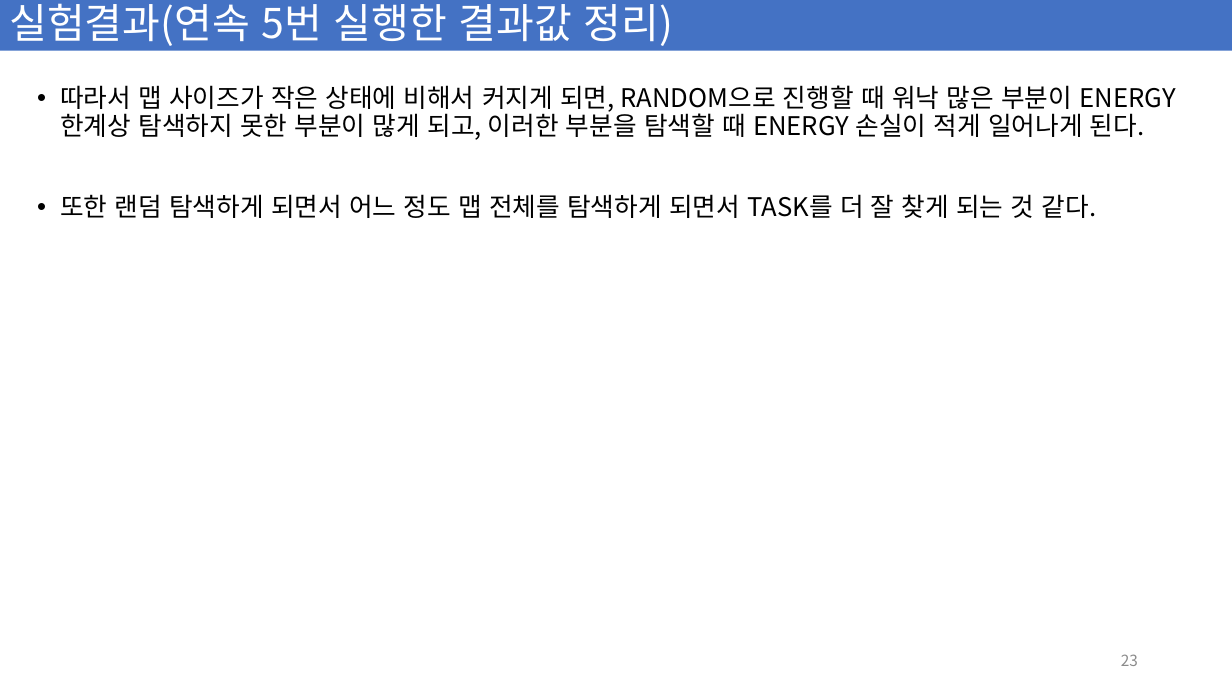
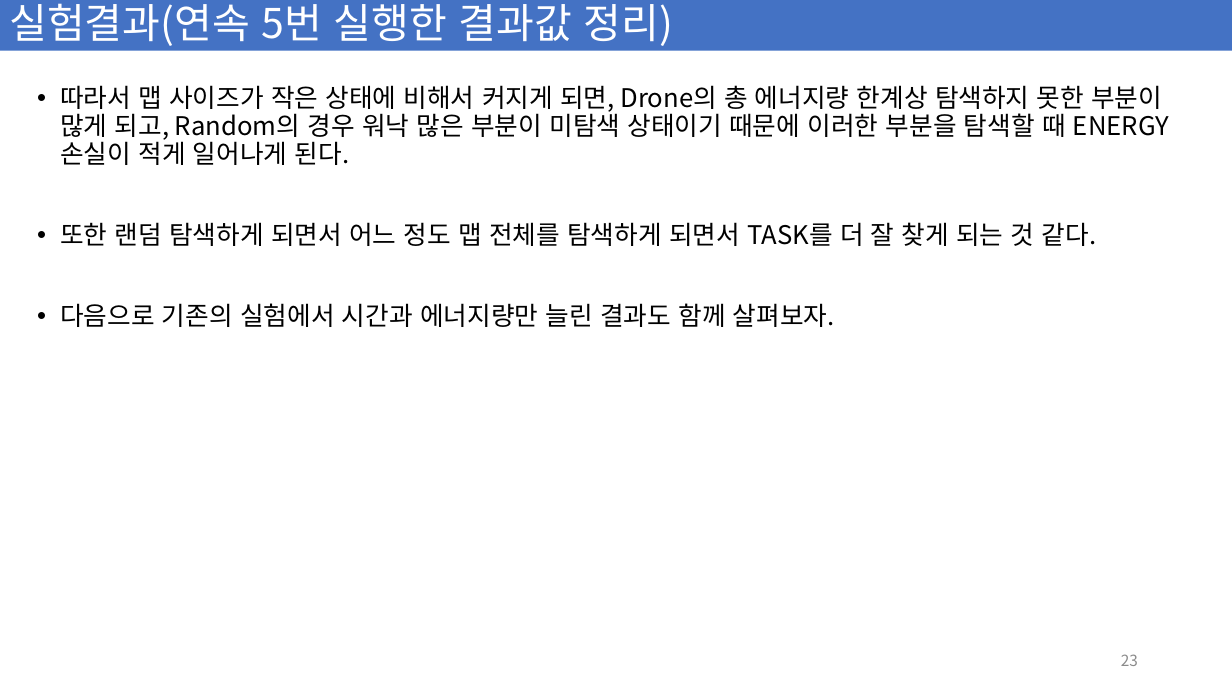
Before and after one commit to vhch/MRTA, a slide deck: slide 23 of MRTA-main/고급 알고리즘_발표.pptx. Drawn at 1232x693 pixels with LibreOffice and Linux fonts; fonts in the diff are those of the drawing. Boxes give left, top, right and bottom in pixels: in the first picture for what was removed or moved away, otherwise in the second. Text is boxed around its words. In the diff, an @@ line names an element or a change of style, - is before the commit and + after.

```diff
--- a/MRTA-main/고급 알고리즘_발표.pptx
+++ b/MRTA-main/고급 알고리즘_발표.pptx
@@ text at (60,85,1169,165): text changed @@
-• 따라서 맵 사이즈가 작은 상태에 비해서 커지게 되면, RANDOM으로 진행할 때 워낙 많은 부분이 ENERGY 한계상 탐색하지 못한 부분이 많게 되고, 이러한 부분을 탐색할 때 ENERGY 손실이 적게 일어나게 된다.
+• 따라서 맵 사이즈가 작은 상태에 비해서 커지게 되면, Drone의 총 에너지량 한계상 탐색하지 못한 부분이 많게 되고, Random의 경우 워낙 많은 부분이 미탐색 상태이기 때문에 이러한 부분을 탐색할 때 ENERGY 손실이 적게 일어나게 된다.
@@ text at (60,303,835,327): paragraph added @@
+• 다음으로 기존의 실험에서 시간과 에너지량만 늘린 결과도 함께 살펴보자.
```
Also in this commit, not shown: 5 other slides changed.
